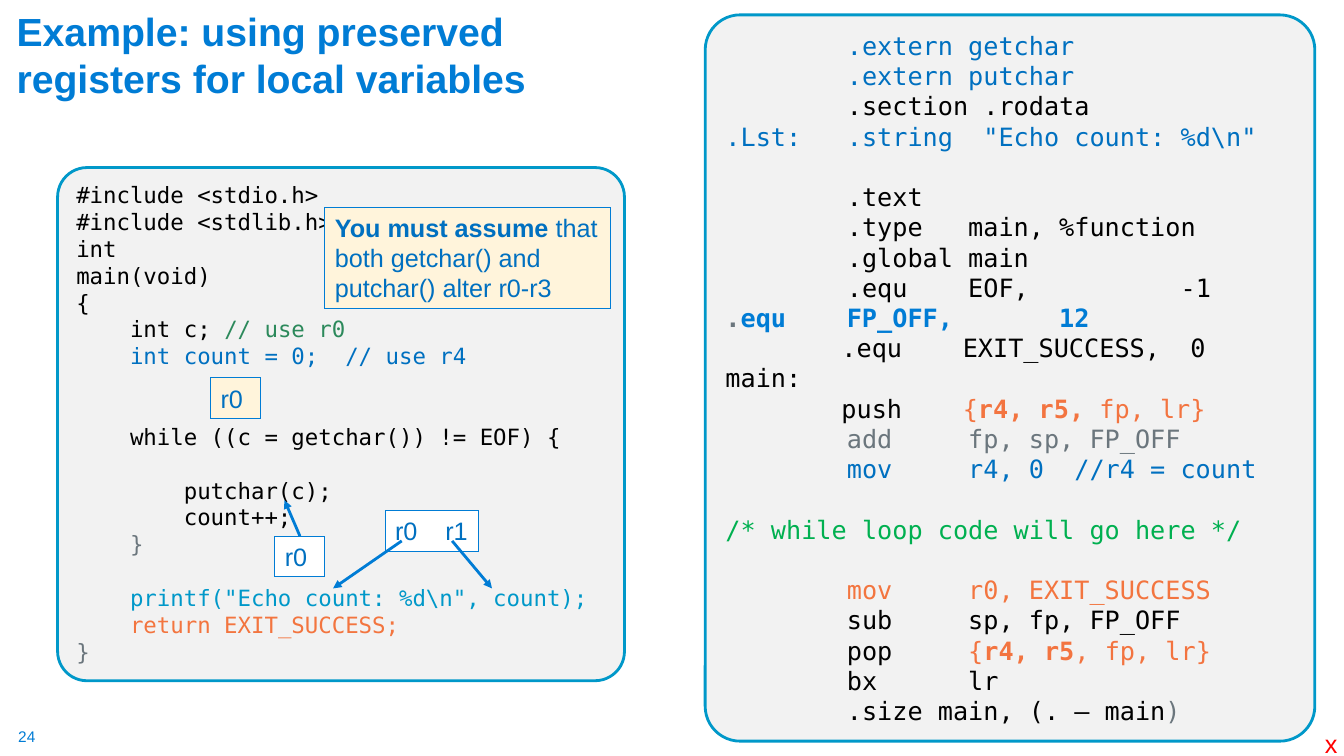
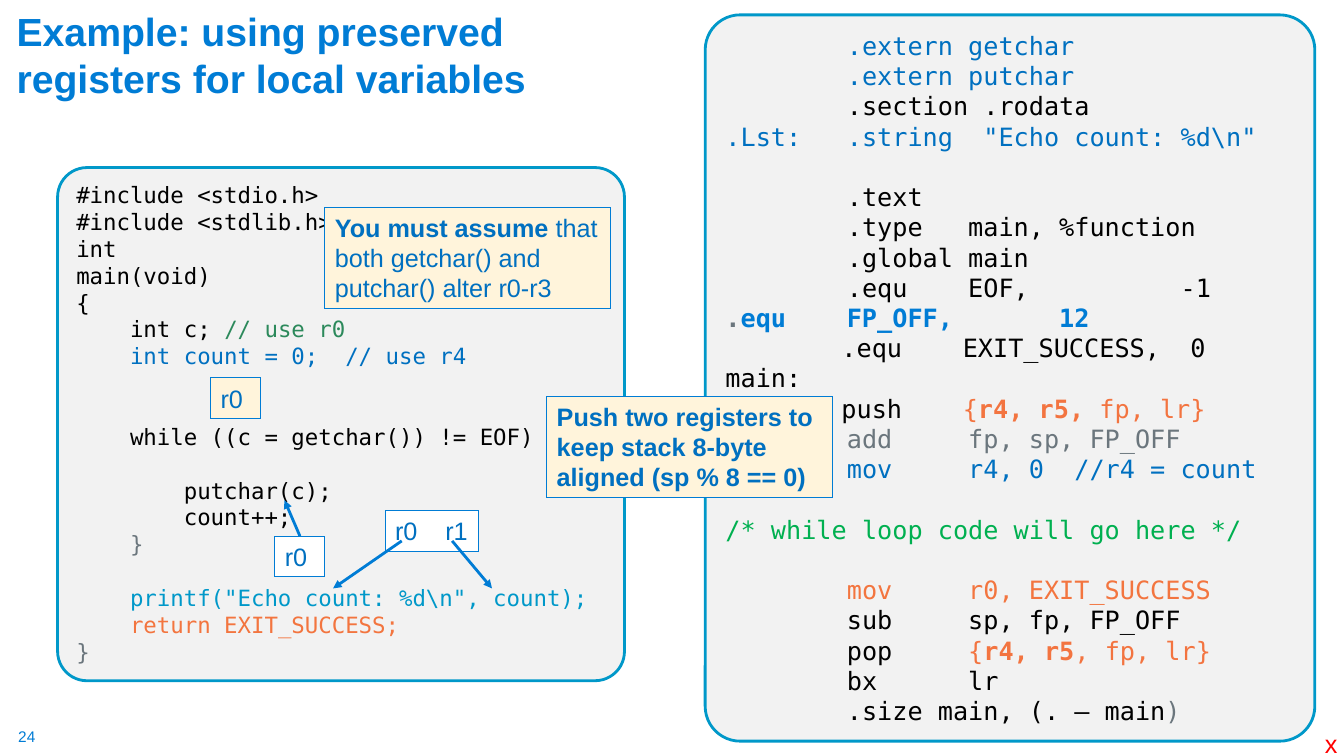
Before and after one commit to cse30-sp24/Muller-Slides, a slide deck: slide 24 of Lecture-17.pptx. Drawn at 1344x756 pixels with LibreOffice and Linux fonts; fonts in the diff are those of the drawing. Boxes give left, top, right and bottom in pixels: in the first picture for what was removed or moved away, otherwise in the second. Text is boxed around its words. In the diff, an @@ line names an element or a change of style, - is before the commit and + after.

```diff
--- a/Lecture-17.pptx
+++ b/Lecture-17.pptx
@@ rectangle added at (x1=547, y1=396, x2=833, y2=498), fill #FFF4DB, outline #007CD5 0.75 pt, 18 pt, text #0070C0, bold @@
+Push two registers to keep stack 8-byte aligned (sp % 8 == 0)
```
Also in this commit, not shown: 7 other slides changed, 1 slide added, 3 other files.
